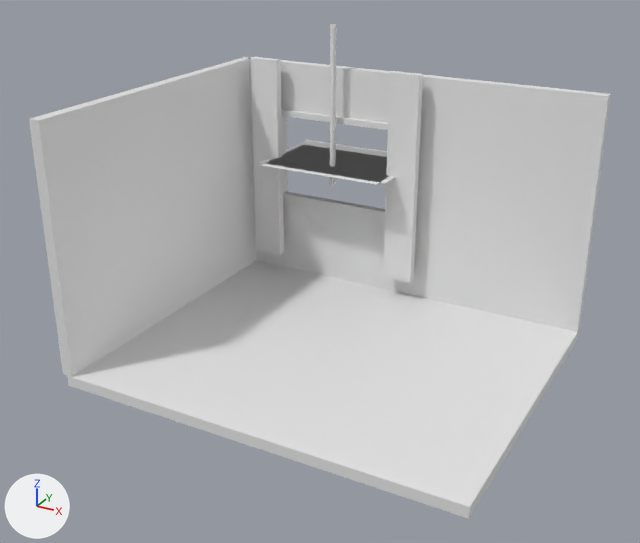
The Blender file Blender/CozyRoomDiorama/cozyroomdiorama.blend: old version first, new version second.
Before and after are seen from a 50 mm lens placed at (3.97, -7.57, 4.7), pointed at (-0.17, -0.04, 0.93). Lighting does not change. The marker at lower left points along +X, +Y and +Z. The older version comes first.

The first picture shows 'Curtain_Left', 'Curtain_Right', 'Curtain_Rod', 'Floor', 'Wall_Back_Bottom', 'Wall_Back_Left', 'Wall_Back_Right', 'Wall_Back_Top', 'Wall_Left', 'Window_Frame_Bottom', 'Window_Frame_Left', 'Window_Frame_Top', 'Window_Glass', 'Window_Outside'.
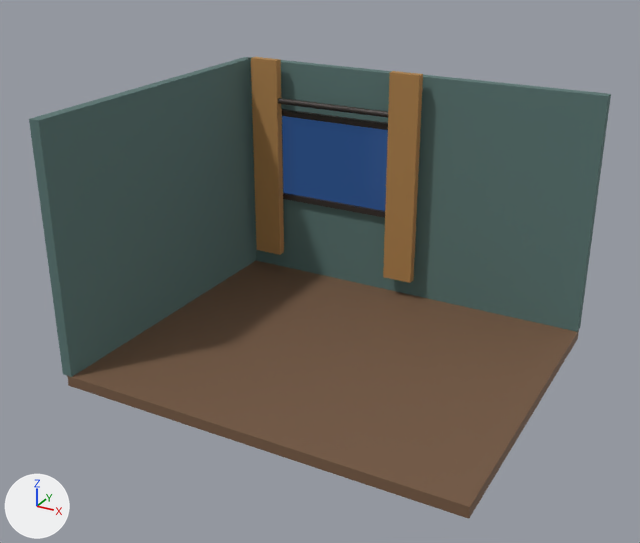
What differs and where, as boxes [x1, y1, x2, y2] in the pictures (640 x 543 px):
'Floor', recoloured (white to brown): [67, 260, 579, 519] in both
'Wall_Left', recoloured (white to greyish cyan): [29, 57, 256, 377] in both
'Wall_Back_Right', recoloured (white to greyish cyan): [393, 75, 611, 332] in both
'Window_Glass', recoloured, turned: before [261, 145, 389, 184]; after [282, 116, 388, 211]
'Wall_Back_Bottom', recoloured (white to greyish cyan): [283, 199, 394, 291] in both
'Curtain_Right', recoloured (white to brown): [383, 71, 423, 283] in both
'Curtain_Left', recoloured (white to brown): [251, 57, 284, 255] in both
'Wall_Back_Top', recoloured (white to greyish cyan): [281, 60, 392, 123] in both
'Curtain_Rod', recoloured, turned: before [330, 24, 336, 185]; after [278, 98, 388, 118]
'Window_Outside', recoloured, turned (not visible afterwards): before [259, 140, 394, 183]
'Window_Frame_Bottom', recoloured (white to dark grey): [283, 193, 385, 218] in both
'Window_Frame_Top', recoloured (white to dark grey): [282, 109, 388, 130] in both
'Wall_Back_Left', recoloured: [248, 57, 285, 266] in both
'Window_Frame_Left', recoloured: [282, 116, 286, 193] in both

Edits to the bpy script that builds the scene:
```text
Change me_floor_mesh:
    where me_floor_mesh.from_pydata(...)  # 8 vertices, 6 faces; spans x -1.0..1.0, y -1.0..1.0, z -1.0..1.0
    add me_floor_mesh.materials.append(mat_floor_material)  # brown #765942
Change me_wall_back_left_mesh:
    where me_wall_back_left_mesh.from_pydata(...)  # 8 vertices, 6 faces; spans x -1.0..1.0, y -1.0..1.0, z -1.0..1.0
    add me_wall_back_left_mesh.materials.append(mat_mat_walls_material)  # greyish cyan #597673
Change me_wall_back_right_mesh:
    where me_wall_back_right_mesh.from_pydata(...)  # 8 vertices, 6 faces; spans x -1.0..1.0, y -1.0..1.0, z -1.0..1.0
    add me_wall_back_right_mesh.materials.append(mat_mat_walls_material)  # greyish cyan #597673
Change me_wall_back_top_mesh:
    where me_wall_back_top_mesh.from_pydata(...)  # 8 vertices, 6 faces; spans x -1.0..1.0, y -1.0..1.0, z -1.0..1.0
    add me_wall_back_top_mesh.materials.append(mat_mat_walls_material)  # greyish cyan #597673
Change me_wall_back_bottom_mesh:
    where me_wall_back_bottom_mesh.from_pydata(...)  # 8 vertices, 6 faces; spans x -1.0..1.0, y -1.0..1.0, z -1.0..1.0
    add me_wall_back_bottom_mesh.materials.append(mat_mat_walls_material)  # greyish cyan #597673
Change me_wall_left_mesh:
    where me_wall_left_mesh.from_pydata(...)  # 8 vertices, 6 faces; spans x -1.0..1.0, y -1.0..1.0, z -1.0..1.0
    add me_wall_left_mesh.materials.append(mat_mat_walls_material)  # greyish cyan #597673
Change me_window_frame_top_mesh:
    where me_window_frame_top_mesh.from_pydata(...)  # 8 vertices, 6 faces; spans x -1.0..1.0, y -1.0..1.0, z -1.0..1.0
    add me_window_frame_top_mesh.materials.append(mat_mat_window_frame_material)  # dark grey #3c3530
Change me_window_frame_bottom_mesh:
    where me_window_frame_bottom_mesh.from_pydata(...)  # 8 vertices, 6 faces; spans x -1.0..1.0, y -1.0..1.0, z -1.0..1.0
    add me_window_frame_bottom_mesh.materials.append(mat_mat_window_frame_material)  # dark grey #3c3530
Change me_window_frame_left_mesh:
    where me_window_frame_left_mesh.from_pydata(...)  # 8 vertices, 6 faces; spans x -1.0..1.0, y -1.0..1.0, z -1.0..1.0
    add me_window_frame_left_mesh.materials.append(mat_mat_window_frame_material)  # dark grey #3c3530
Change me_window_glass_mesh:
    where me_window_glass_mesh.from_pydata(...)  # 4 vertices, 1 face; spans x -1.0..1.0, y -1.0..1.0, z 0.0
    add me_window_glass_mesh.materials.append(mat_window_glass_material)  # dark blue #193055
Change me_window_outside_mesh:
    where me_window_outside_mesh.from_pydata(...)  # 4 vertices, 1 face; spans x -1.0..1.0, y -1.0..1.0, z 0.0
    add me_window_outside_mesh.materials.append(mat_window_outside_material)  # dark blue #0d1930
Change me_curtain_left_mesh:
    where me_curtain_left_mesh.from_pydata(...)  # 8 vertices, 6 faces; spans x -1.0..1.0, y -1.0..1.0, z -1.0..1.0
    add me_curtain_left_mesh.materials.append(mat_mat_curtains_material)  # brown #ad814b
Change me_curtain_right_mesh:
    where me_curtain_right_mesh.from_pydata(...)  # 8 vertices, 6 faces; spans x -1.0..1.0, y -1.0..1.0, z -1.0..1.0
    add me_curtain_right_mesh.materials.append(mat_mat_curtains_material)  # brown #ad814b
Change me_curtain_rod_mesh:
    where me_curtain_rod_mesh.from_pydata(...)  # 64 vertices, 34 faces; spans x -1.0..1.0, y -1.0..1.0, z -1.0..1.0
    add me_curtain_rod_mesh.materials.append(mat_mat_window_frame_material)  # dark grey #3c3530
Change ob_window_glass:
    ob_window_glass.rotation_euler: (0.0, 0.0, 0.0) -> (1.571, 0.0, 0.0)  # degrees (0, 0, 0) -> degrees (90, 0, 0)
Change ob_window_outside:
    ob_window_outside.rotation_euler: (0.0, 0.0, 0.0) -> (1.571, 0.0, 0.0)  # degrees (0, 0, 0) -> degrees (90, 0, 0)
Change ob_curtain_rod:
    ob_curtain_rod.rotation_euler: (0.0, 0.0, 0.0) -> (0.0, 1.571, 0.0)  # degrees (0, 0, 0) -> degrees (0, 90, 0)
```
